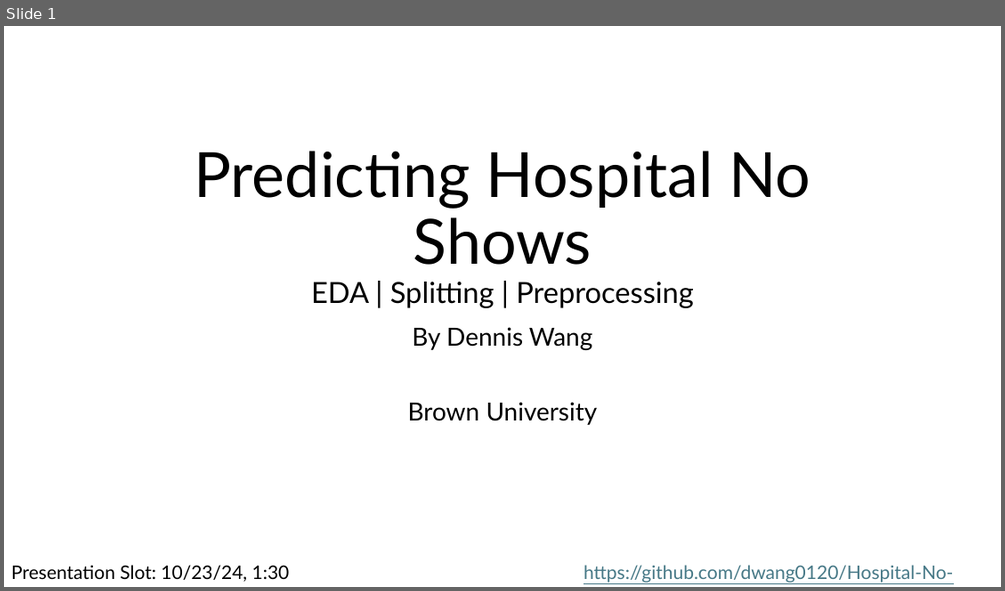
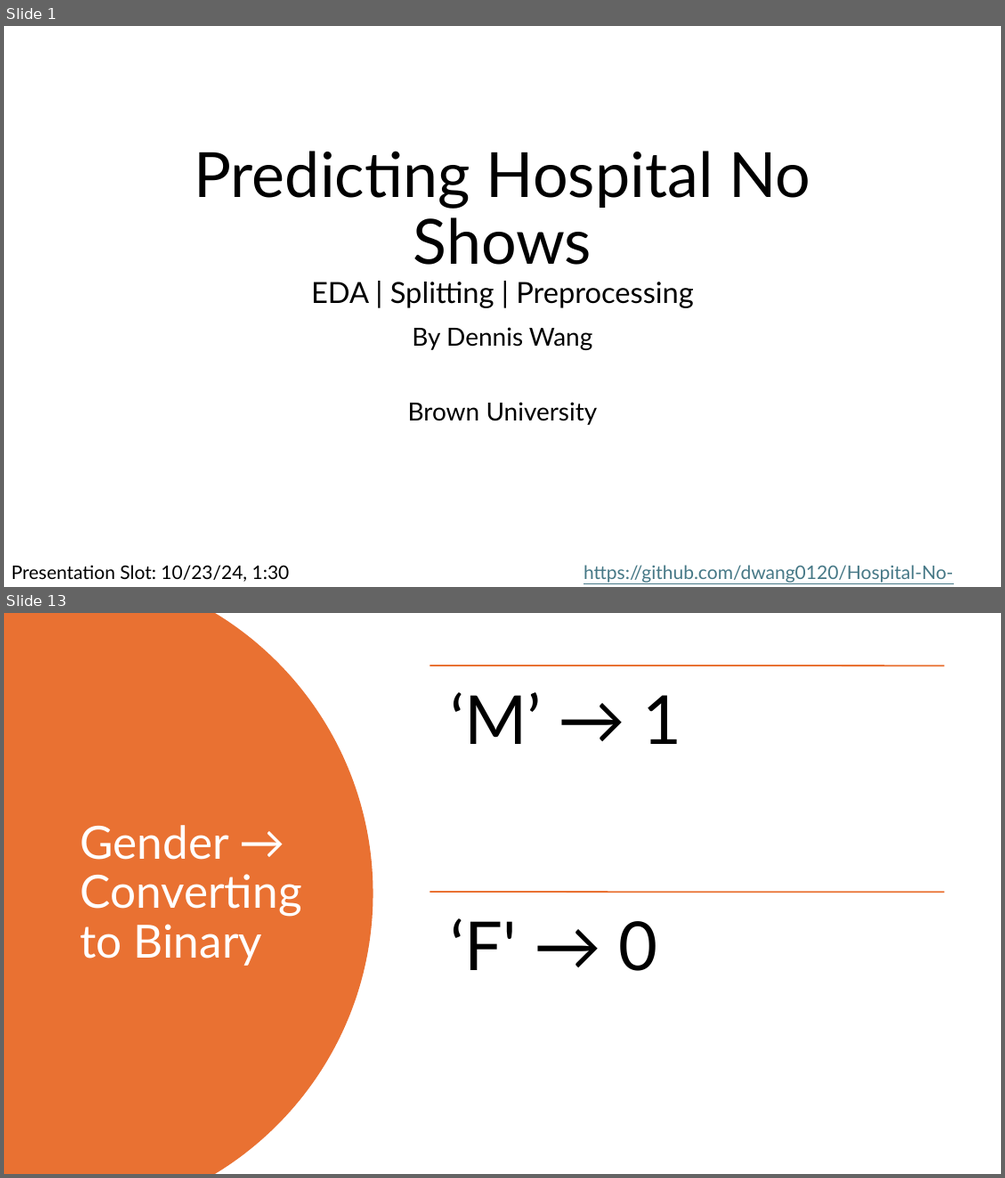
Before and after one commit to dwang0120/Hospital-No-Shows, a slide deck: Hospital No Shows.pptx. Shown one above the other, each under a label of ours: slide 1 before the commit, slides 1 and 13 after it; the slides between them are not shown. The pictures are 1005x591 and 1005x1178 pixels, drawn with LibreOffice and Linux fonts; fonts in the diff are those of the drawing. Boxes give left, top, right and bottom in pixels: in the first picture for what was removed or moved away, otherwise in the second. Text is boxed around its words. In the diff, an @@ line names an element or a change of style, - is before the commit and + after.

```diff
--- a/Hospital No Shows.pptx
+++ b/Hospital No Shows.pptx
@@ slide 13 added at box(4, 613, 1001, 1174), background #FFFFFF @@
@@ freeform shape added at box(4, 613, 372, 1174), fill #E97132 @@
@@ title added at box(80, 825, 302, 965), 44 pt, text #FFFFFF @@
+Gender → Converting to Binary
@@ group added at box(430, 666, 945, 971): 2 lines, 2 texts @@
+‘M’ → 1
+‘F' → 0
```
Also in this commit, not shown: 9 slides changed, 8 other slides added, 3 slides removed, 1 other file.
